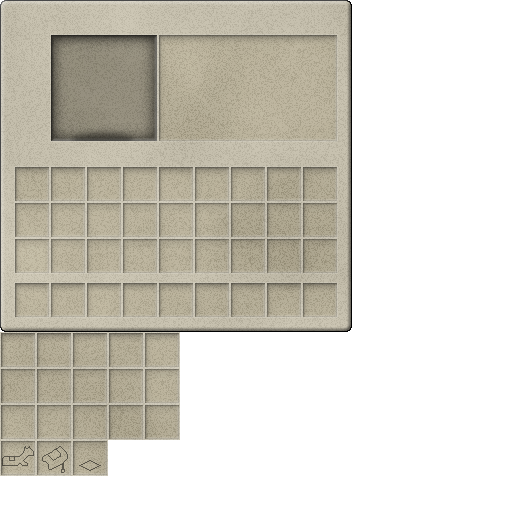
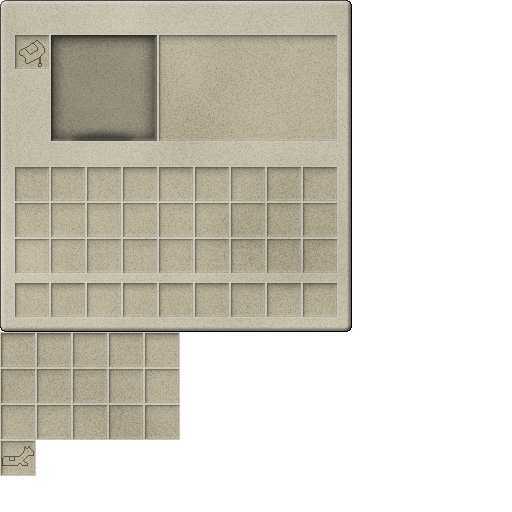
The second 512x512 image is a revision of the first. Changes to its layers:
painted on "Markings" over [19, 40, 101, 473]
painted on "Grid-Horse" over [15, 35, 107, 475]
painted on "GUI Noise" over [36, 440, 108, 476]
renamed "Otiginal" to "Original", painted on it over [14, 34, 108, 476]
